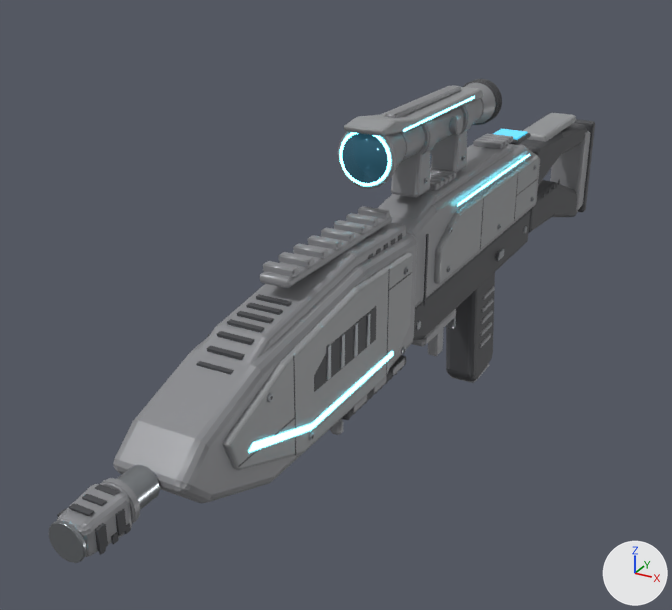
The FBX model Art/Export/Weapons/SM_SB_BattleRifle_NoMag.fbx: old version first, new version second.
Camera for both pictures: a camera (50 mm lens) standing at (0.316, -0.867, 0.327) and looking at (-0.075, -0.156, -0.029). The lights are fixed; the arrows at lower right show +X, +Y and +Z. The picture after the commit comes second. Vertices at exactly the same position are counted once.

Objects in the first picture: 'SM_SB_BattleRifle_NoMag'.
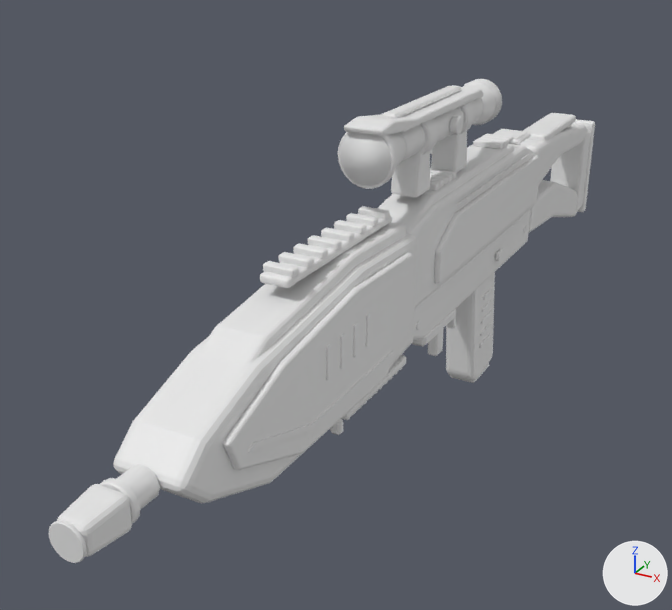
Diff of the bpy script that builds the scene:
```diff
--- a/Art/Export/Weapons/SM_SB_BattleRifle_NoMag.fbx.py
+++ b/Art/Export/Weapons/SM_SB_BattleRifle_NoMag.fbx.py
@@ mat_m_sbw_battlerifle @@
+mat_m_sbw_battlerifle = principled_material('M_SBW_BattleRifle')
+mat_m_sbw_battlerifle.base_color = (0.8, 0.8, 0.8)  # white #e7e7e7
@@ me_sm_sb_battlerifle_nomag @@
 # used by ob_sm_sb_battlerifle_nomag; location = (0.0, 0.0, 0.0); rotation_euler = (0.0, -3.142, 0.0), in degrees (0, -180, 0); scale = (-0.01, -0.01, -0.01)
-me_sm_sb_battlerifle_nomag.from_pydata(...)  # 7616 vertices, 6829 faces; spans x -3.5..3.5, y -39.1..58.7, z -16.2..17.1
+me_sm_sb_battlerifle_nomag.from_pydata(...)  # 5816 vertices, 5465 faces; spans x -3.5..3.5, y -39.1..58.7, z -16.2..17.1
+# me_sm_sb_battlerifle_nomag part 1: 108 loose pieces with 1760 vertices, spanning x -3.5..3.5, y -30.0..57.7, z -3.9..10.8, are deleted
+# me_sm_sb_battlerifle_nomag part 2: 2394 faces spanning x -2.8..3.0, y -37.5..58.4, z -16.2..17.0 switch from mat_m_weaponmetal (grey #8e8f93) to mat_m_sbw_battlerifle (white #e7e7e7)
+# me_sm_sb_battlerifle_nomag part 3: 792 faces spanning x -3.3..3.3, y -30.5..48.9, z -5.4..17.1 switch from mat_m_ceramic (grey #959799) to mat_m_sbw_battlerifle (white #e7e7e7)
+# me_sm_sb_battlerifle_nomag part 4: 1131 faces spanning x -3.2..2.7, y -39.1..32.0, z -16.1..16.5 switch from mat_m_polymer (dark grey #45464a) to mat_m_sbw_battlerifle (white #e7e7e7)
+# me_sm_sb_battlerifle_nomag part 5: 978 faces spanning x -3.5..3.5, y -16.7..58.7, z -8.1..15.4 switch from mat_m_steel (grey #999ea2) to mat_m_sbw_battlerifle (white #e7e7e7)
+# me_sm_sb_battlerifle_nomag part 6: 86 faces spanning x -3.4..3.4, y -8.0..58.7, z -1.0..16.6 switch from mat_m_glowcyan (cyan #6cedff, glowing cyan #6cedff) to mat_m_sbw_battlerifle (white #e7e7e7)
+# me_sm_sb_battlerifle_nomag part 7: 48 faces spanning x -2.0..2.0, y -0.5..24.7, z 12.4..16.4 switch from mat_m_lens (dark cyan #275061) to mat_m_sbw_battlerifle (white #e7e7e7)
+# me_sm_sb_battlerifle_nomag part 8: 32 faces spanning x -1.7..1.5, y -11.2..20.0, z 9.0..14.5 switch from mat_m_display (cyan #3899b8, glowing cyan #3899b8) to mat_m_sbw_battlerifle (white #e7e7e7)
+# other edits to the shape of me_sm_sb_battlerifle_nomag do not show in these pictures
```

Changed parts and their boxes (x1, y1, x2, y2) in the pictures (672 x 610 px):
part 1 of me_sm_sb_battlerifle_nomag, deleted: before (57, 124, 575, 555)
part 2 of me_sm_sb_battlerifle_nomag, recoloured (grey to white): (57, 83, 590, 557) in both
part 3 of me_sm_sb_battlerifle_nomag, recoloured (grey to white): (223, 86, 576, 470) in both
part 4 of me_sm_sb_battlerifle_nomag, recoloured: (341, 79, 595, 420) in both
part 5 of me_sm_sb_battlerifle_nomag, recoloured: (49, 150, 527, 563) in both
part 6 of me_sm_sb_battlerifle_nomag, recoloured: (249, 96, 530, 452) in both
part 7 of me_sm_sb_battlerifle_nomag, recoloured (dark cyan to white): (342, 133, 388, 183) in both
part 8 of me_sm_sb_battlerifle_nomag, recoloured (cyan to white): (493, 129, 528, 140) in both
